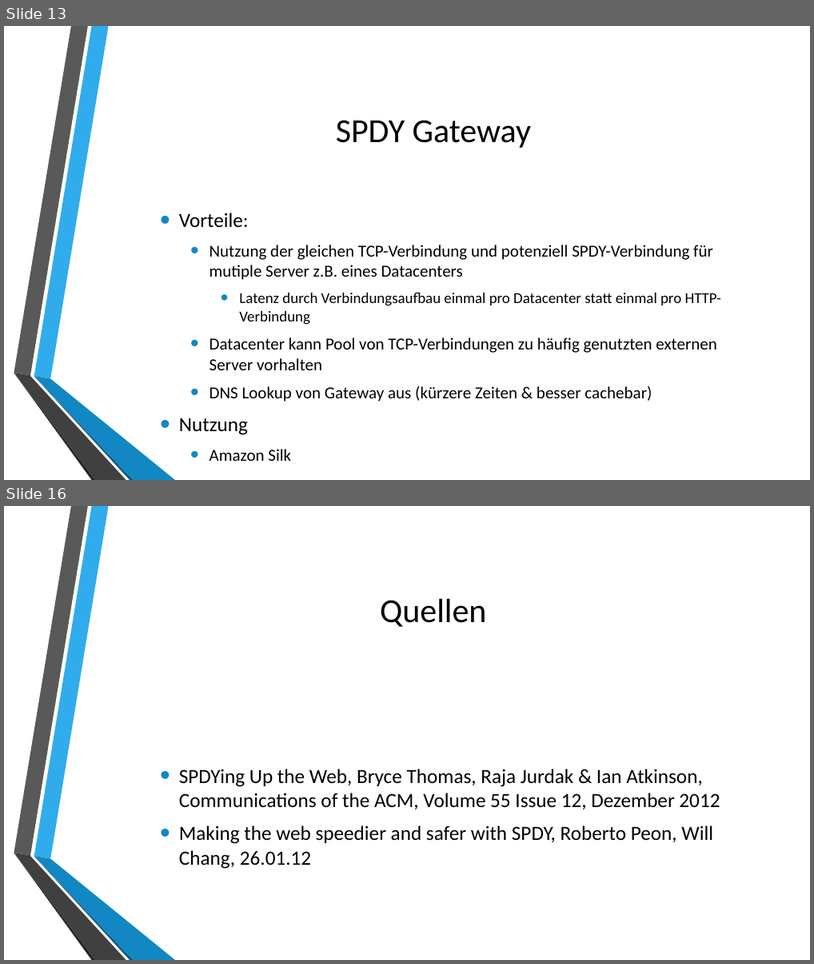
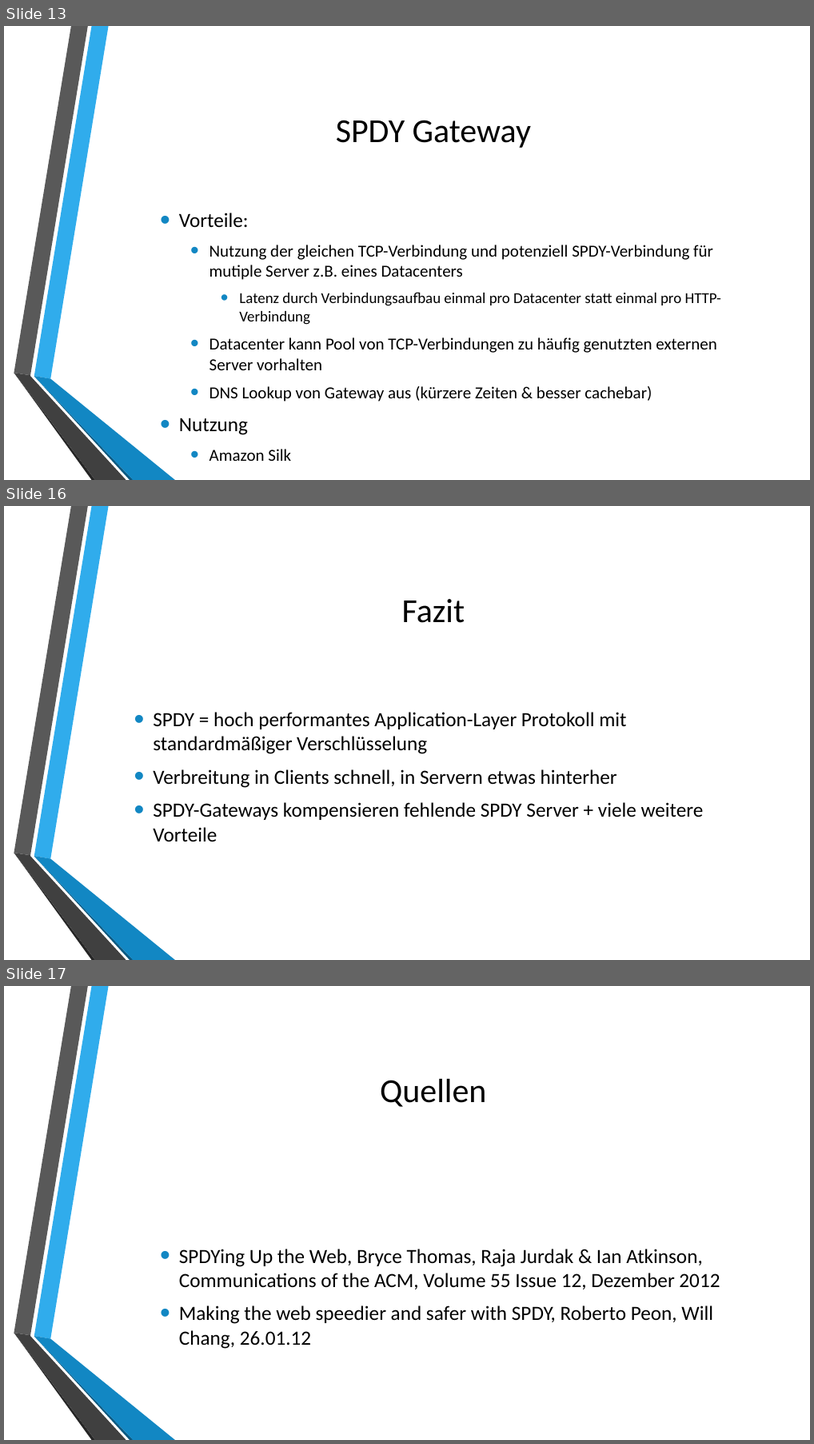
Before and after one commit to autarchprinceps/Reactive-Load-Generator, a slide deck: research/Präsentation.pptx. Shown one above the other, each under a label of ours: slides 13 and 16 before the commit, slides 13, 16 and 17 after it; the slides between them are not shown. The pictures are 814x964 and 814x1444 pixels, drawn with LibreOffice and Linux fonts; fonts in the diff are those of the drawing; background and template pictures are left out. Boxes give left, top, right and bottom in pixels: in the first picture for what was removed or moved away, otherwise in the second. Text is boxed around its words. In the diff, an @@ line names an element or a change of style, - is before the commit and + after.

```diff
--- a/research/Präsentation.pptx
+++ b/research/Präsentation.pptx
@@ slide 16 added at bbox=[4, 506, 810, 960], background picture (left out); not listed: 6 template elements that a slide beside it also shows @@
@@ title added at bbox=[402, 599, 465, 623], 40 pt, text #000000 @@
+Fazit
@@ text added at bbox=[153, 712, 704, 841], 24 pt, text #000000 @@
+• SPDY = hoch performantes Application-Layer Protokoll mit standardmäßiger Verschlüsselung
+• Verbreitung in Clients schnell, in Servern etwas hinterher
+• SPDY-Gateways kompensieren fehlende SPDY Server + viele weitere Vorteile
@@ what was slide 16 is now slide 17 @@
```
Also in this commit, not shown: 3 slides changed.
